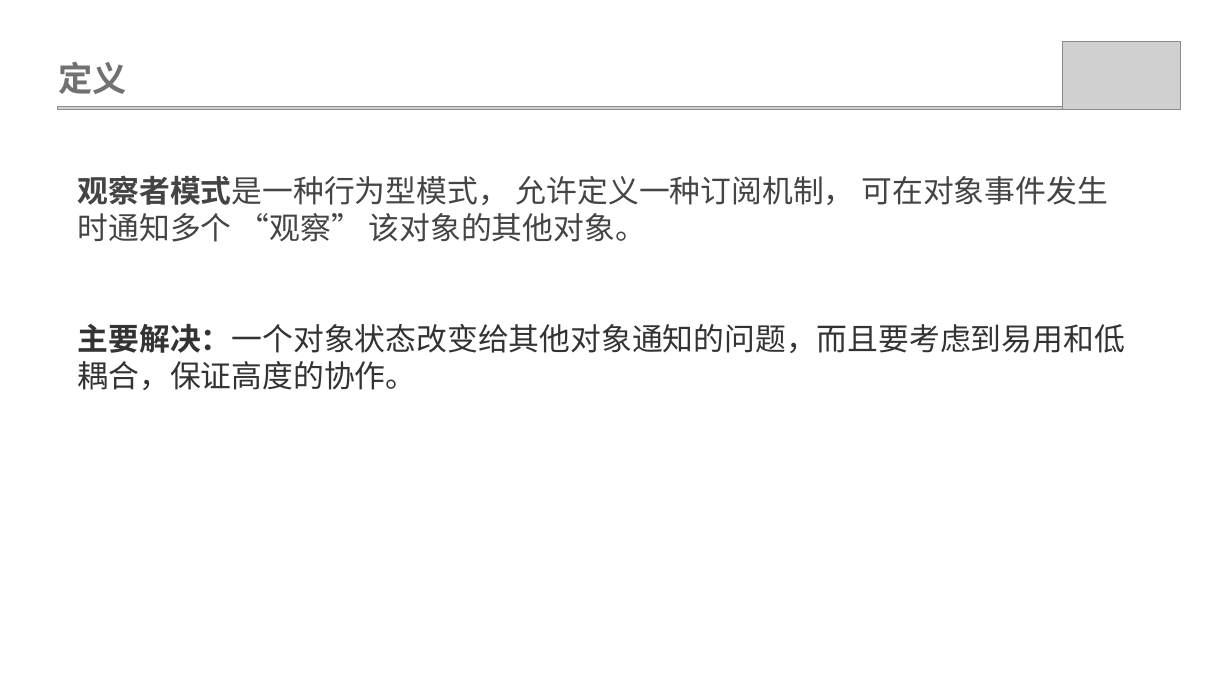
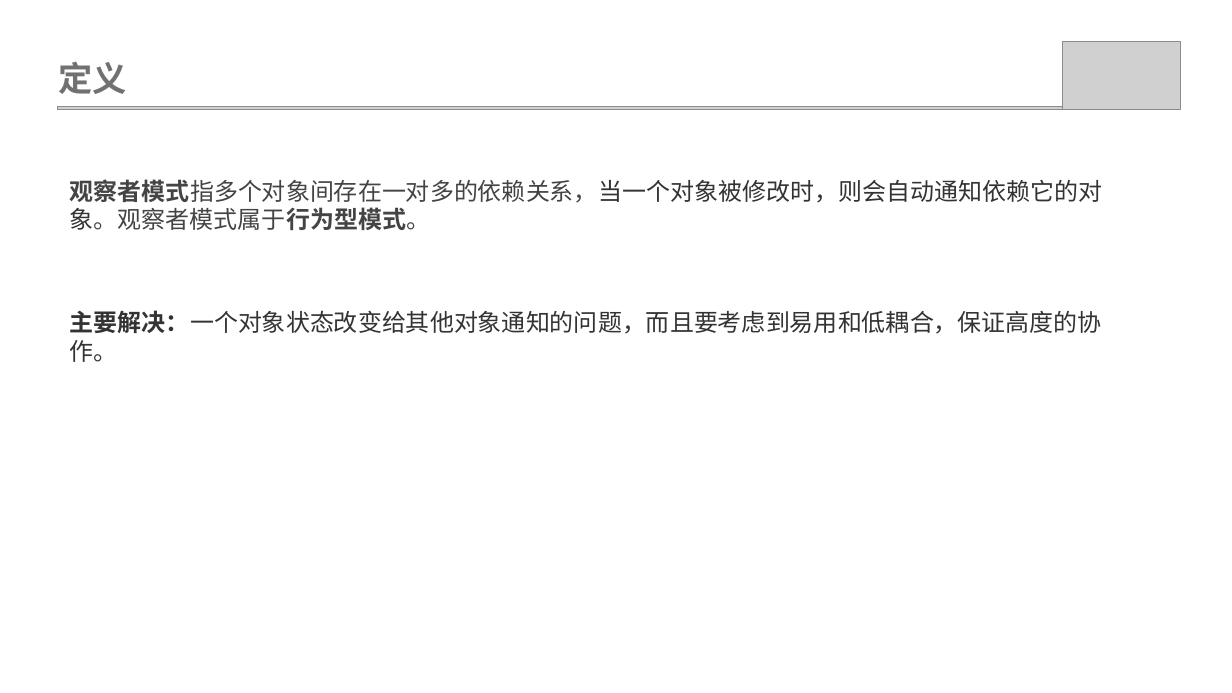
Before and after one commit to weiwangqiang/SharePPT, a slide deck: slide 4 of ObservableMode/观查者模式.pptx (slide 3 before the commit). Drawn at 1232x693 pixels with LibreOffice and Linux fonts; fonts in the diff are those of the drawing; grey boxes stand for pictures. Boxes give left, top, right and bottom in pixels: in the first picture for what was removed or moved away, otherwise in the second. Text is boxed around its words. In the diff, an @@ line names an element or a change of style, - is before the commit and + after.

Commit message:
[feature] update ppt

```diff
--- a/ObservableMode/观查者模式.pptx
+++ b/ObservableMode/观查者模式.pptx
@@ text "观察者模式指多个对象间存在一对多的依赖关系，当一个对象被修改时，则会自动通知依赖它的对象。观察者模式属于行为型模式。": place and size @@
-text "观察者模式指多个对象间存在一对多的依赖关系，当一个对象被修改时，则会自动通知依赖它的对象。观察者模式属于行为型模式。" at [78,175,1125,390]
+text "观察者模式指多个对象间存在一对多的依赖关系，当一个对象被修改时，则会自动通知依赖它的对象。观察者模式属于行为型模式。" at [70,179,1102,362]
@@ text at [70,179,1102,230]: text changed; size 18 to 14 pt; font Cabin to Roboto @@
-观察者模式是一种行为型模式， 允许定义一种订阅机制， 可在对象事件发生时通知多个 “观察” 该对象的其他对象。
+观察者模式指多个对象间存在一对多的依赖关系，当一个对象被修改时，则会自动通知依赖它的对象。观察者模式属于行为型模式。
@@ text at [70,310,1102,362]: size 18 to 14 pt in "主要解决：一个对象状态改变给其他对象通知的问题，而且要考虑到易用和低耦合，保证高度的协作。" @@
```
Also in this commit, not shown: 6 other slides changed, 4 slides added, 1 slide removed, 3 other files.
